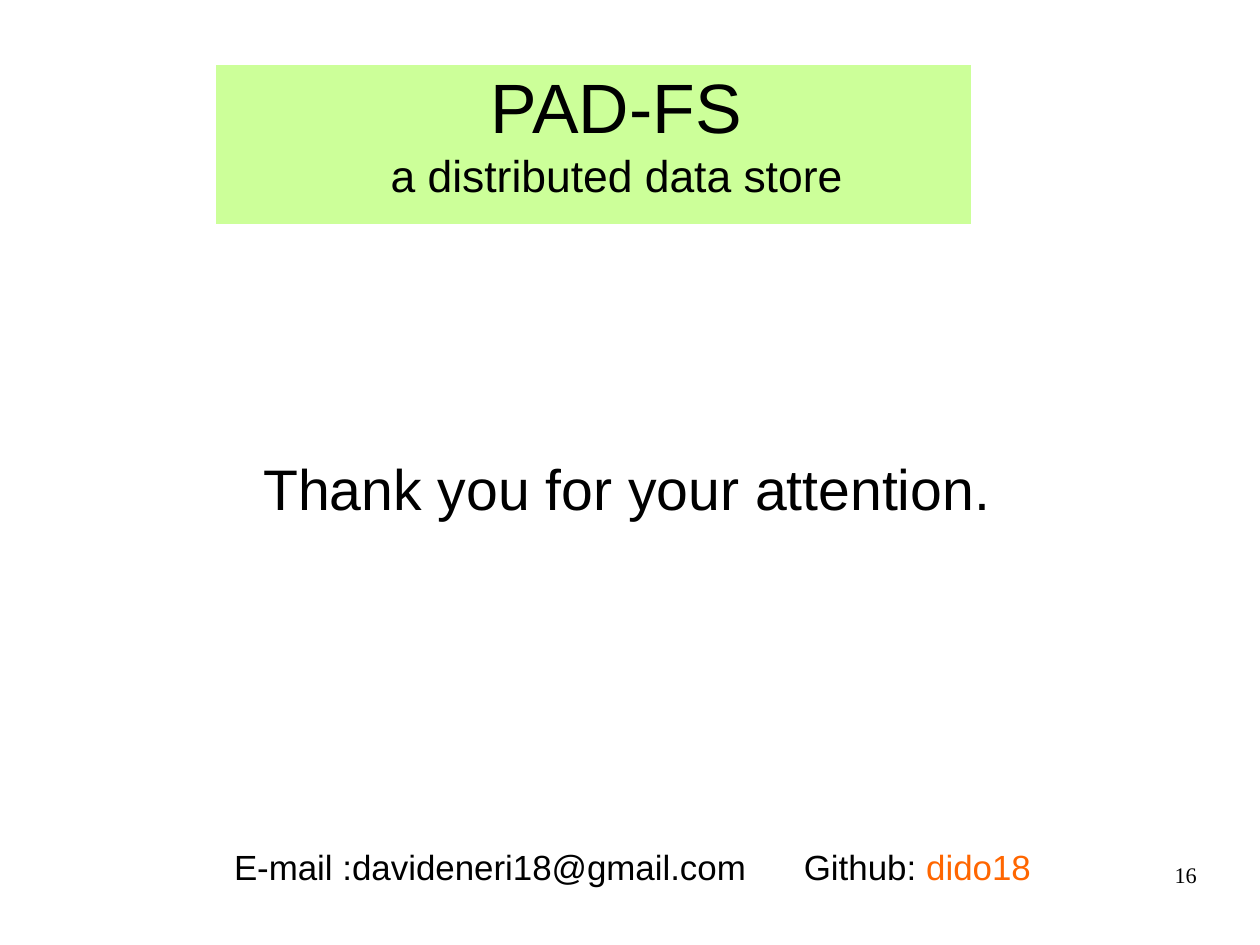
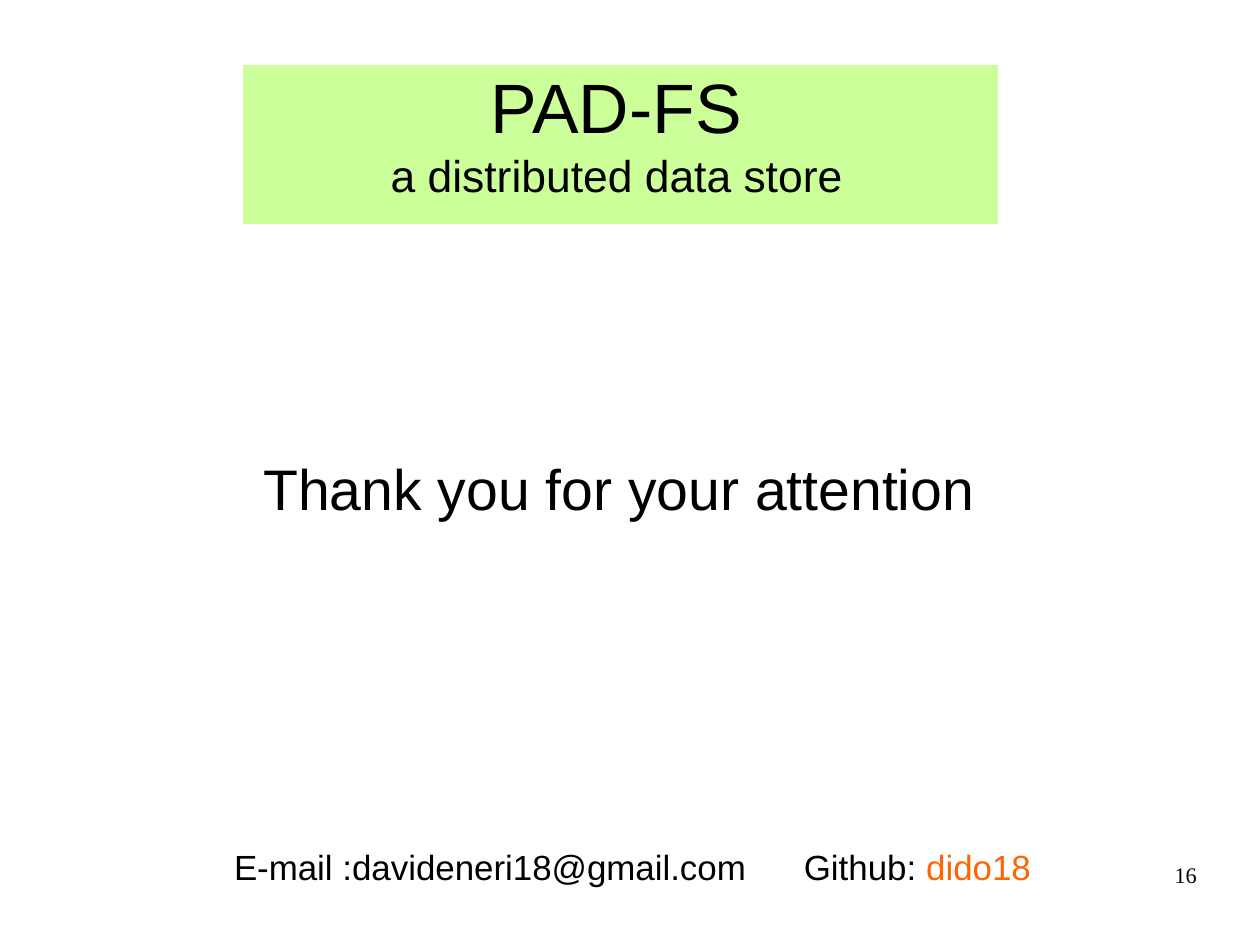
Before and after one commit to bhyvex/PAD-FileSystem, a slide deck: slide 16 of docs/Pad-fs_slides/Pad-fs_Neri.odp. Drawn at 1260x945 pixels with LibreOffice and Linux fonts; fonts in the diff are those of the drawing. Boxes give left, top, right and bottom in pixels: in the first picture for what was removed or moved away, otherwise in the second. Text is boxed around its words. In the diff, an @@ line names an element or a change of style, - is before the commit and + after.

```diff
--- a/docs/Pad-fs_slides/Pad-fs_Neri.odp
+++ b/docs/Pad-fs_slides/Pad-fs_Neri.odp
@@ rectangle: place and size @@
-rectangle at bbox=[216, 65, 972, 225]
+rectangle at bbox=[244, 65, 999, 225]
@@ text at bbox=[263, 468, 974, 521]: text changed @@
-Thank you for your attention.
+Thank you for your attention
```
Also in this commit, not shown: 3 other slides changed, 1 other file.
